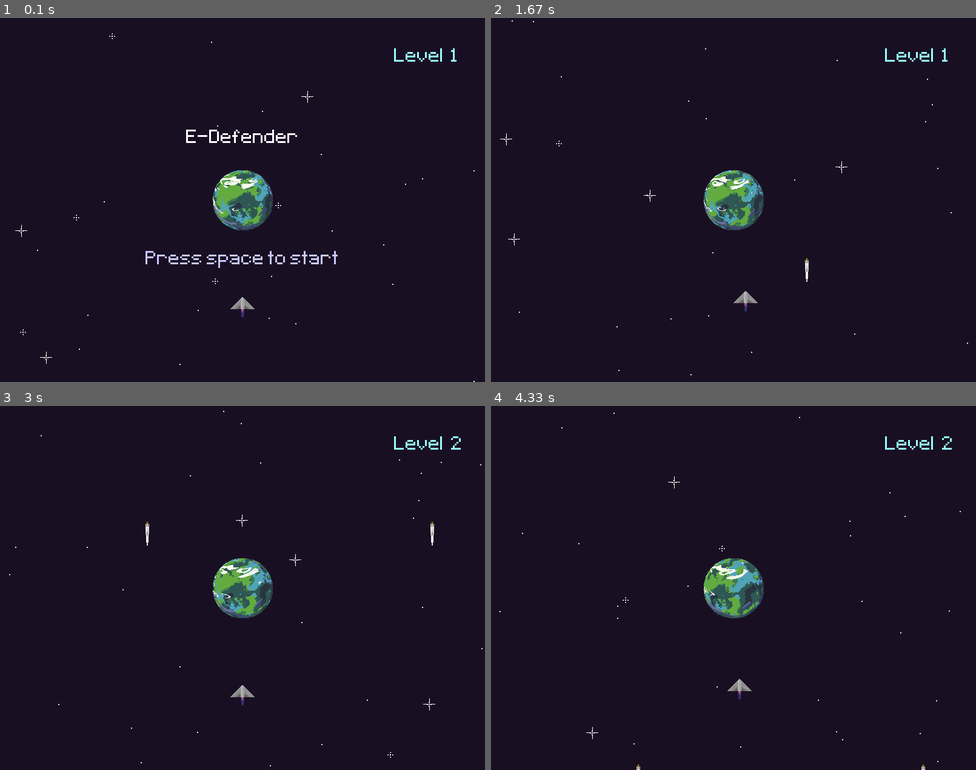
Above: before the commit, frames 1-4 (two rows, left to right).
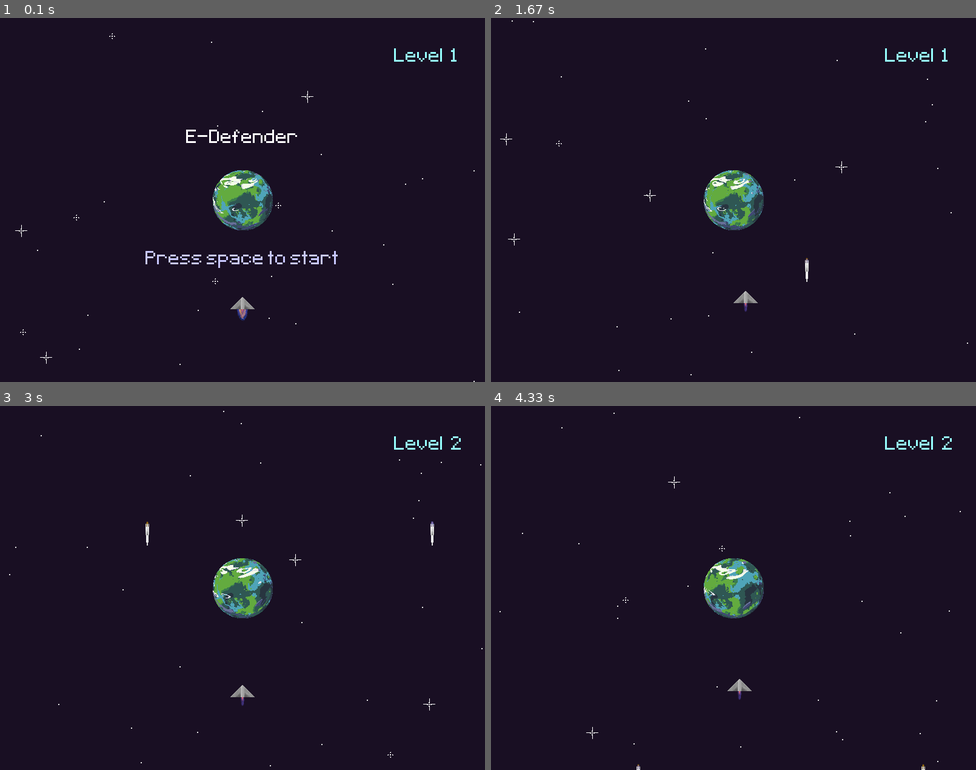
Above: after the commit, the same moments.

Repository: FrenkenFlores/YandexPyGameProject
Game: pygame game, started from main.py
The game is run twice, just before and just after one commit, with the same random seed, the same clock (stepped at 60 frames per second) and the same inputs.
Inputs:
- Up to frame 1 (0.1 s): no input
- Up to frame 2 (1.67 s): tap Space at 0.33, 0.73, 1.03, 1.23, 1.57 s; hold Right 0.67-1.13 s; hold Up 1.17-1.47 s; hold Right from 1.5 s (still down)
- Up to frame 3 (3 s): tap Space at 1.87, 2.07, 2.37, 2.63, 2.97 s; release Right at 1.97 s; hold Left 2-2.53 s; hold Down 2.57-2.87 s; hold Left from 2.9 s (still down)
- Up to frame 4 (4.33 s): tap Space at 3.27, 3.4, 3.8, 4.1 s; release Left at 3.3 s; hold Up 3.33-3.7 s; hold Right from 3.73 s (still down)

The runs differ from the first frame. In frame 1, less than 0.1% of the frame differs, in the area x 48-52%, y 80-84%; in frame 2, less than 0.1%; in frame 3, less than 0.1%; in frame 4, less than 0.1%.

Commit message:
update #10: * set music and sounds * add animation for ship and rockets * add gamepkg
Signed-off-by: FrenkenFlores <saifualdin.evloev@gmail.com>

Diff:
--- /dev/null
+++ b/gamepkg/__init__.py
@@ -0,0 +1,3 @@
+FPS = 60
+WIDTH = 800
+HEIGHT = 600
--- /dev/null
+++ b/gamepkg/surfaces.py
@@ -0,0 +1,24 @@
+import os
+import pygame
+
+
+def earth_animation():
+    while True:
+        for _, _, files in os.walk('graphics/earth'):
+            for frame in files:
+                yield pygame.image.load(f"graphics/earth/{frame}").convert_alpha()
+
+
+def rocket_animation():
+    while True:
+        for _, _, files in os.walk('graphics/rocket'):
+            for frame in files:
+                rocket_surface = pygame.image.load(f"graphics/rocket/{frame}").convert_alpha()
+                yield pygame.transform.rotate(rocket_surface, 180)
+
+
+def ship_animation():
+    while True:
+        for _, _, files in os.walk('graphics/ship'):
+            for frame in files:
+                yield pygame.image.load(f"graphics/ship/{frame}").convert_alpha()
--- a/main.py
+++ b/main.py
@@ -3,18 +3,16 @@
 import pygame
 import random
 import time
-
-
-FPS = 60
-WIDTH = 800
-HEIGHT = 600
-
-
-def earth_animation():
-    while True:
-        for _, _, files in os.walk('graphics/earth'):
-            for frame in files:
-                yield pygame.image.load(f"graphics/earth/{frame}").convert_alpha()
+from gamepkg.surfaces import (
+    earth_animation,
+    rocket_animation,
+    ship_animation
+)
+from gamepkg import (
+    FPS,
+    WIDTH,
+    HEIGHT
+)
 
 
 def main():
@@ -26,13 +24,8 @@
     # Create a regular surface.
     space_surface = pygame.Surface((WIDTH, HEIGHT))
     space_surface.fill(color=(25, 15, 35))
-    ship_surface = pygame.image.load("graphics/ship.png").convert_alpha()
-    ship_rect = ship_surface.get_rect(
-        midbottom=(WIDTH / 2, HEIGHT - 100)
-    )
     ship_speed = 10
-    rocket_surface = pygame.image.load("graphics/rocket.png").convert_alpha()
-    rocket_surface = pygame.transform.rotate(rocket_surface, 180)
+    text = pygame.font.Font("fonts/Pixeltype.ttf", 50)
     stars_surface = [pygame.image.load("graphics/star_0.png").convert_alpha()] * 10 + [
         pygame.image.load("graphics/star_1.png").convert_alpha(),
         pygame.image.load("graphics/star_2.png").convert_alpha()
@@ -49,18 +42,24 @@
             )
         )
     earth_surfaces = earth_animation()
+    rocket_surfaces = rocket_animation()
+    ship_surfaces = ship_animation()
+    ship_surface = next(ship_surfaces)
+    ship_rect = ship_surface.get_rect(
+        midbottom=(WIDTH / 2, HEIGHT - 100)
+    )
     earth_surface = next(earth_surfaces)
-    title_text = pygame.font.Font("fonts/Pixeltype.ttf", 50)
-    title_text_surface = title_text.render('E-Defender', False, (255, 255, 255))
-    start_text = pygame.font.Font("fonts/Pixeltype.ttf", 50)
-    start_text_surface = start_text.render('Press space to start', False, (200, 200, 255))
-    end_text = pygame.font.Font("fonts/Pixeltype.ttf", 50)
-    end_text_surface = end_text.render('Game over', False, (255, 150, 150))
-    level_text = pygame.font.Font("fonts/Pixeltype.ttf", 50)
+    title_text_surface = text.render('E-Defender', False, (255, 255, 255))
+    start_text_surface = text.render('Press space to start', False, (200, 200, 255))
+    end_text_surface = text.render('Game over', False, (255, 150, 150))
     rockets_num = 1
     rockets_speed = 5
     rockets_cords = [(random.randrange(0, WIDTH), 0) for _ in range(rockets_num)]
     update_rocket_cords = False
+    pygame.mixer.Sound("sounds/Adventure.mp3").play(-1)
+    button_sound = pygame.mixer.Sound("sounds/text.mp3")
+    rocket_sound = pygame.mixer.Sound("sounds/rocket.mp3")
+    rocket_sound.set_volume(0.2)
     while True:
         # Add exit code.
         for event in pygame.event.get():
@@ -74,10 +73,12 @@
                 if event.key == pygame.K_DOWN and ship_rect.y < HEIGHT and not game_over:
                     ship_rect.y += ship_speed
                 if event.key == pygame.K_SPACE and (not game_start or game_over):
+                    button_sound.play()
                     game_start = True
                     game_over = False
                     rockets_num = 1
                     rockets_cords = [(random.randrange(0, WIDTH), 0) for _ in range(rockets_num)]
+                    rocket_sound.play()
                     update_rocket_cords = False
             if event.type == pygame.QUIT:
                 pygame.quit()
@@ -99,12 +100,12 @@
         # Draw objects.
         # BLIT - Block Image Transfer - put one surface on another surface.
         screen.blit(space_surface, (0, 0))
-        for i in rnd_star:
-            screen.blit(i[0], (i[1], i[2]))
+        for (star, x, y) in rnd_star:
+            screen.blit(star, (x, y))
         screen.blit(earth_surface, (
             (WIDTH - earth_surface.get_width()) / 2, (HEIGHT - earth_surface.get_height()) / 2)
         )
-        screen.blit(level_text.render(f'Level  {rockets_num}', False, (150, 255, 255)), (
+        screen.blit(text.render(f'Level  {rockets_num}', False, (150, 255, 255)), (
                 WIDTH - 150,
                 50
             )
@@ -126,11 +127,16 @@
                     (HEIGHT - end_text_surface.get_height() - earth_surface.get_height() + 600) / 2
                 )
             )
+        ship_rect_tmp_x, ship_rect_tmp_y = (ship_rect.x, ship_rect.y)
+        ship_surface = next(ship_surfaces)
+        ship_rect = ship_surface.get_rect()
+        ship_rect.x, ship_rect.y = ship_rect_tmp_x, ship_rect_tmp_y
         if not game_over and game_start:
             for i in range(len(rockets_cords)):
                 x, y = rockets_cords[i][0], rockets_cords[i][1]
                 if y == HEIGHT:
                     update_rocket_cords = True
+                rocket_surface = next(rocket_surfaces)
                 screen.blit(rocket_surface, (x, y))
                 if (abs(ship_rect.x - x) < rocket_surface.get_width() - 20 and
                         abs(ship_rect.y - y) < rocket_surface.get_height()):
@@ -140,6 +146,7 @@
             rockets_num += 1
             rockets_cords = [(random.randrange(0, WIDTH), 0) for _ in range(rockets_num)]
             update_rocket_cords = False
+            rocket_sound.play()
         screen.blit(ship_surface, ship_rect)
         # Update the main screen.
         pygame.display.update()
Binary file removed: graphics/earth.png
Renamed: graphics/rocket.png -> graphics/rocket/rocket_0.png
Binary file added: graphics/rocket/rocket_1.png
Binary file added: graphics/rocket/rocket_2.png
Renamed: graphics/ship.png -> graphics/ship/ship_0.png
Binary file added: graphics/ship/ship_1.png
Binary file added: graphics/ship/ship_2.png
Binary file added: graphics/ship/ship_3.png
Not shown, added: sounds/Adventure.mp3
Not shown, added: sounds/rocket.mp3
Not shown, added: sounds/text.mp3
